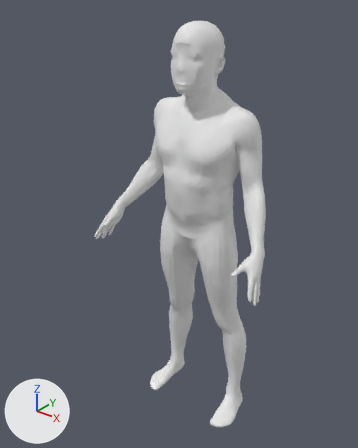
Before and after pictures for a commit that changed the glTF model fixtures/presets/female_inverted_triangle_M_155.glb.
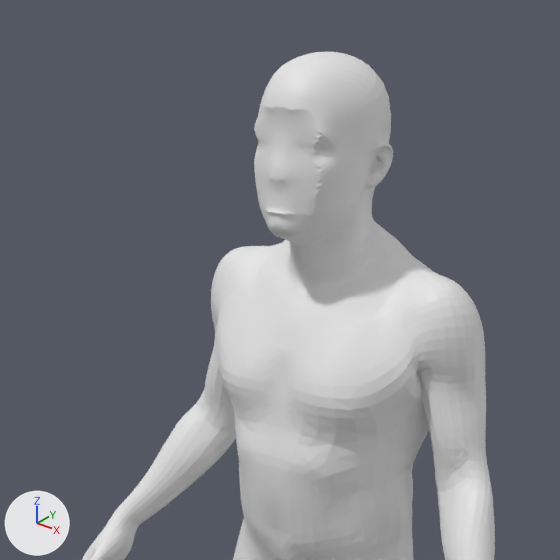
Old and new are each drawn whole from a camera (50 mm lens) standing at (1.008, -1.391, 1.693) and looking at (-0.058, -0.059, 0.867) and again close up on the part from 20% to 81% of the width and 0% to 49% of the height. The axes (+X, +Y, +Z) are drawn at lower left. The lights are the same throughout. The older version's two pictures come first.

The first close-up shows 'geometry_0'.
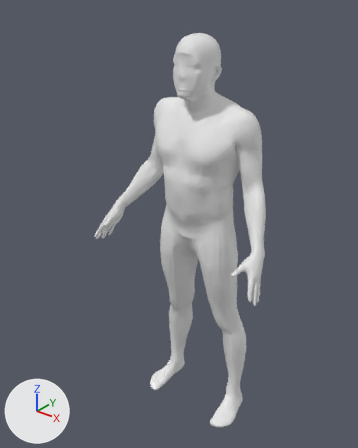
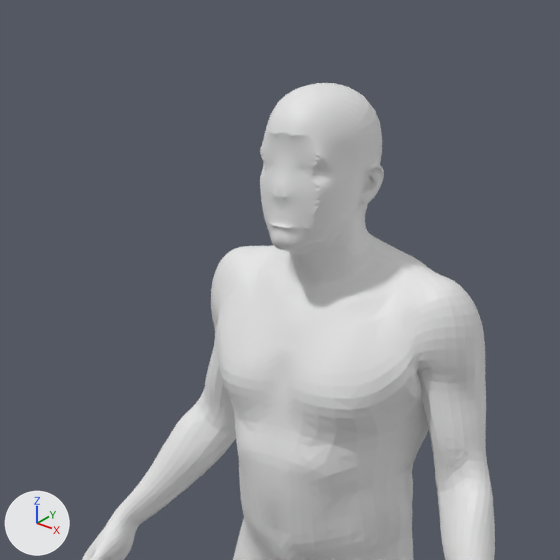
What differs and where, as boxes [x1, y1, x2, y2] in the close-ups (560 x 560 px; the box of a moved part takes in the faces that stretch with it):
```json
{"object": "geometry_0", "change": "reshaped", "before": [82, 51, 495, 560], "after": [82, 83, 495, 560]}
{"part": 1, "of": "me_geometry_0", "change": "moved or reshaped", "before": [254, 51, 411, 263], "after": [260, 83, 413, 263]}
```

Scene script edits in JSON lines:
```json
{"block": "me_geometry_0", "where": "# used by ob_geometry_0; location = (0.0, 0.0, 0.0)"}
{"op": "remove", "block": "me_geometry_0", "code": "me_geometry_0.from_pydata(...)  # 18439 vertices, 36874 faces; spans x -0.37..0.37, y -0.23..0.11, z 0.0..1.59"}
{"op": "add", "block": "me_geometry_0", "code": "me_geometry_0.from_pydata(...)  # 18439 vertices, 36874 faces; spans x -0.37..0.37, y -0.23..0.11, z 0.0..1.55"}
{"block": "me_geometry_0", "change": "me_geometry_0 part 1: 5535 of the vertices in x -0.09..0.09, y -0.13..0.06, z 1.34..1.59 are scaled about their middle by (0.901, 0.905, 0.897), then moved by (0.0, 0.0, -0.02)"}
```
